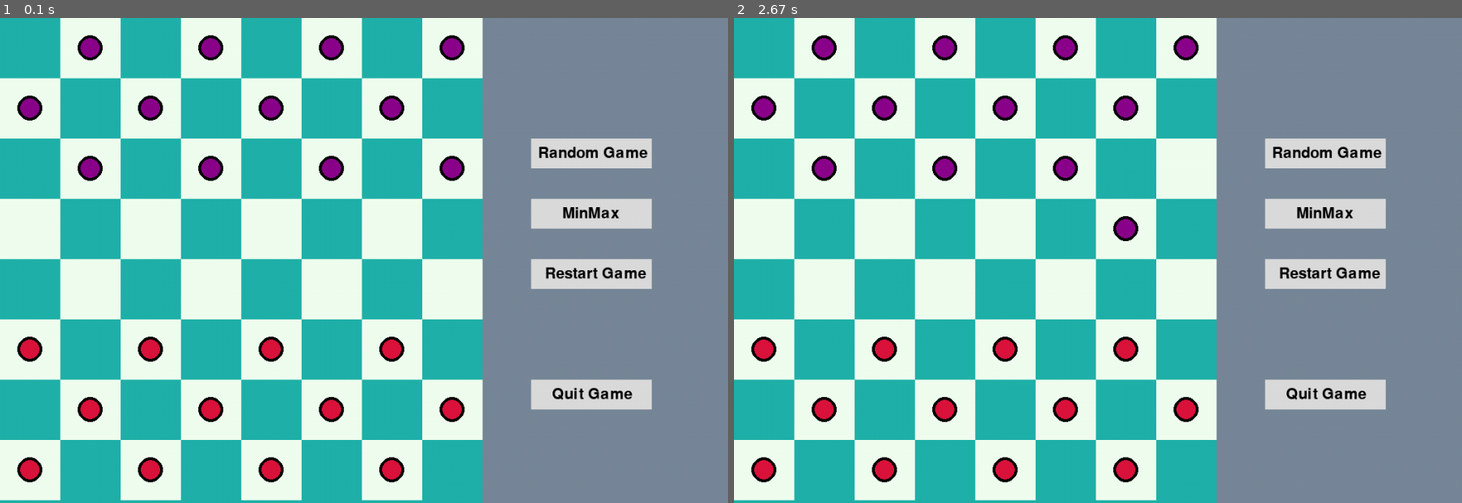
Above: before the commit, frames 1-2 (left to right).
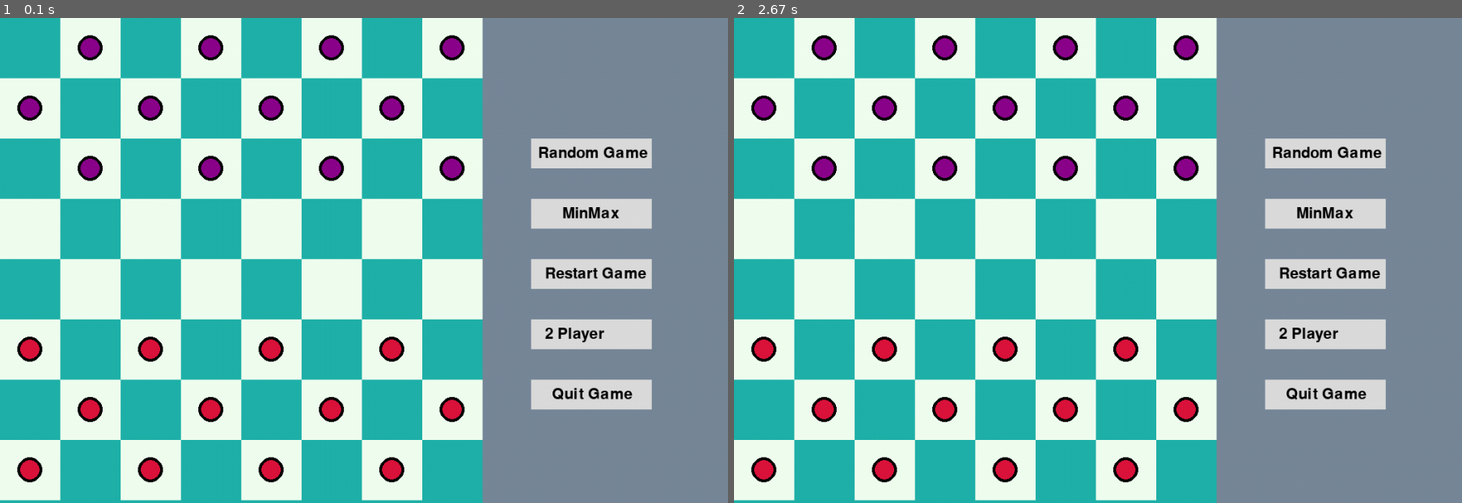
Above: after the commit, the same moments.

Repository: ps428/AI-Projects
Game: pygame game, started from Assignment_2/Checkers_Game/main.py
Two runs of this game, one before a commit and one after it. Both use one fixed random seed, a clock stepped at 60 frames per second and the inputs below.
Inputs (mouse positions are in pixels of both pictures, inside the frame that each line leads up to):
- Up to frame 1 (0.1 s): no input
- Up to frame 2 (2.67 s): click (1309, 333) at 0.38 s, where only the run after the commit has a clickable "2 Player"; click (1367, 430) at 0.72 s; click (865, 318) at 1.05 s; click "Random Game" at 1.38 s; click (1265, 139) at 1.72 s; click (923, 444) at 2.05 s; click "Restart Game" at 2.38 s

The runs differ from the first frame. In frame 1, 1.0% of the frame differs, in the area x 72-90%, y 62-69%; in frame 2, 1.3%, in the area x 52-90%, y 28-69%.

Commit message:
Two player working good...need to add name

Diff:
--- a/Assignment_2/Checkers_Game/board.py
+++ b/Assignment_2/Checkers_Game/board.py
@@ -39,11 +39,18 @@
         pygame.draw.rect(window, values.BUTTON_COLOR, (x, y, values.BLOCK_SIZE*2, values.BLOCK_SIZE//2))
         img1 = font.render('MinMax', True, values.BUTTON_TEXT_COLOR)
         window.blit(img1, (x+45,y+10))
+
         # Restart
         x = values.BLOCK_SIZE*values.ROWS + 2*values.OPTIONS_PANEL_SIZE//10
         y = 2*(values.ROWS//3*values.BLOCK_SIZE)
         pygame.draw.rect(window, values.BUTTON_COLOR, (x, y, values.BLOCK_SIZE*2, values.BLOCK_SIZE//2))
         img1 = font.render('Restart Game', True, values.BUTTON_TEXT_COLOR)
+        window.blit(img1, (x+20,y+10))
+
+        x = values.BLOCK_SIZE*values.ROWS + 2*values.OPTIONS_PANEL_SIZE//10
+        y = 2.5*(values.ROWS//3*values.BLOCK_SIZE)
+        pygame.draw.rect(window, values.BUTTON_COLOR, (x, y, values.BLOCK_SIZE*2, values.BLOCK_SIZE//2))
+        img1 = font.render('2 Player', True, values.BUTTON_TEXT_COLOR)
         window.blit(img1, (x+20,y+10))
 
         # Quit
--- a/Assignment_2/Checkers_Game/game.py
+++ b/Assignment_2/Checkers_Game/game.py
@@ -58,6 +58,8 @@
     #     # self.active_piece.move(x,y)
     #     self.active_piece = None
     #     self.change_chance()
+
+
 
     def select_or_move(self, row, col):
         if self.active_piece:
@@ -120,9 +122,6 @@
                 pygame.draw.circle(self.window, values.CHANCE, (x,y), values.BLOCK_SIZE//2,2)
                 pygame.display.update()
 
-    def ai_move(self, board):
-        self.board = board
-        print("called")
 
     def get_board(self):
         return self.board
@@ -138,3 +137,15 @@
 
     def champion(self):
         return self.board.champion()
+
+
+    def play_ai(self, board):
+        self.board = board
+        print("AI move")
+
+    def play_random(self):
+        print("Random move")
+
+
+    def two_player(self):
+        print("Two Player move")
--- a/Assignment_2/Checkers_Game/main.py
+++ b/Assignment_2/Checkers_Game/main.py
@@ -1,151 +1,10 @@
-import min_max_game
+import min_max
+import values
 import pygame
-import values
-import game
-import board
 import time
-FPS = 60
 
-# Setting the dimensions of the window
 window = pygame.display.set_mode((values.WIDTH+values.OPTIONS_PANEL_SIZE, values.HEIGHT))
-# Adding a name to the window
-pygame.display.set_caption("Checker's Game with Min Max")
-
-# pygame.draw.rect(window, values.BUTTON_COLOR, (values.BLOCK_SIZE*values.ROWS + values.OPTIONS_PANEL_SIZE//2, values.ROWS//3*values.BLOCK_SIZE,values.BLOCK_SIZE*2, values.BLOCK_SIZE//2))
+pygame.display.set_caption("Checker's Menu Driven")
 
 
-# Main driver function
-def main():
-    # Playing as true initially
-    playing = True
-
-    # # TEsting basic display
-    # new_board = board.game_Board()
-    # new_board.draw_blocks(window)
-    # pygame.display.update()
-
-    myGame = game.playGame(window)
-    myGame.update()
-    clock = pygame.time.Clock()
-
-
-    # Think over it to stop min max
-    user = True
-    while playing:
-        clock.tick(FPS)
-        print(myGame.chance)
-
-        # if myGame.chance == values.BLUE and not user:
-        if myGame.chance == values.BLUE:
-            value, new_board = min_max_game.minmax(myGame.get_board(), 1, values.BLUE, myGame)
-            myGame.ai_move(new_board)
-            myGame.change_chance()
-            # user = True
-
-        if myGame.champion() != None:
-            print(game.champion())
-            run = False
-
-        # Look at the events being triggered by the user in the game
-        for event in pygame.event.get():
-            # If a event to end the game is triggered, then quit the game
-            if event.type == pygame.QUIT:
-                playing = False
-
-
-
-            # If the event is mouse button cliked, then do something
-            # NOTE: MOUSEBUTTONDOWN => button is clicked
-            #       MOUSEBUTTONUP   => button is released
-            if event.type == pygame.MOUSEBUTTONDOWN:
-                position = pygame.mouse.get_pos()
-                x = position[0]
-                y = position[1]
-                x = int(x)
-                y = int(y)
-
-                if(x>values.BLOCK_SIZE*(values.ROWS) or y>values.BLOCK_SIZE*(values.ROWS)):
-                    option = get_option(x,y)
-                    if(option == 1):
-                        # Random
-                        pass
-                    if(option ==2):
-                        # Min MAx
-                        pass
-                    if(option==3):
-                        # Restart
-                        myGame.reset()
-                    if(option==5):
-                        # Quit
-                        pygame.quit()
-
-
-                else:
-                    row, column = get_mouse_position(position)
-                    user = myGame.select_or_move(column, row)
-                    user = not user
-
-        myGame.update()
-
-
-    pygame.quit()
-
-
-def get_mouse_position(position):
-    a,b = position
-    #250, 250 pixels
-
-    row = a//values.BLOCK_SIZE
-    column = b//values.BLOCK_SIZE
-    return row, column
-
-def get_option(x,y):
-    x = int(x)
-    y = int(y)
-
-    # Random
-    x_0 = values.BLOCK_SIZE*values.ROWS + 2*values.OPTIONS_PANEL_SIZE//10
-    y_0 = values.ROWS//3*values.BLOCK_SIZE
-
-    x_1 = x_0 + values.BLOCK_SIZE*2
-    y_1 = y_0 + values.BLOCK_SIZE//2
-
-
-    if(x >= x_0 and x <= x_1 and y >= y_0 and y <= y_1):
-        # random
-        print("Random")
-        return 1
-
-    # Min max
-    x_0 = values.BLOCK_SIZE*values.ROWS + 2*values.OPTIONS_PANEL_SIZE//10
-    y_0 = 1.5*(values.ROWS//3*values.BLOCK_SIZE)
-    x_1 = x_0 + values.BLOCK_SIZE*2
-    y_1 = y_0 + values.BLOCK_SIZE//2
-    if(x >= x_0 and x <= x_1 and y >= y_0 and y <= y_1):
-        # random
-        print("Min Max")
-        return 2
-
-    # Restart
-    x_0 = values.BLOCK_SIZE*values.ROWS + 2*values.OPTIONS_PANEL_SIZE//10
-    y_0 = 2*(values.ROWS//3*values.BLOCK_SIZE)
-    x_1 = x_0 + values.BLOCK_SIZE*2
-    y_1 = y_0 + values.BLOCK_SIZE//2
-    if(x >= x_0 and x <= x_1 and y >= y_0 and y <= y_1):
-        # random
-        print("Restart")
-        return 3
-
-    # Quit
-    x_0 = values.BLOCK_SIZE*values.ROWS + 2*values.OPTIONS_PANEL_SIZE//10
-    y_0 = 3*(values.ROWS//3*values.BLOCK_SIZE)
-    x_1 = x_0 + values.BLOCK_SIZE*2
-    y_1 = y_0 + values.BLOCK_SIZE//2
-    if(x >= x_0 and x <= x_1 and y >= y_0 and y <= y_1):
-        # random
-        print("Quit")
-        return 5
-
-
-
-main()
+min_max.ai_play()
--- /dev/null
+++ b/Assignment_2/Checkers_Game/min_max.py
@@ -0,0 +1,331 @@
+import min_max_game
+import pygame
+import values
+import game
+import board
+import time
+
+# Setting the dimensions of the window
+window = pygame.display.set_mode((values.WIDTH+values.OPTIONS_PANEL_SIZE, values.HEIGHT))
+# Adding a name to the window
+pygame.display.set_caption("Checker's Game with Min Max")
+
+# pygame.draw.rect(window, values.BUTTON_COLOR, (values.BLOCK_SIZE*values.ROWS + values.OPTIONS_PANEL_SIZE//2, values.ROWS//3*values.BLOCK_SIZE,values.BLOCK_SIZE*2, values.BLOCK_SIZE//2))
+
+def play_ai(myGame):
+    value, new_board = min_max_game.minmax(myGame.get_board(), 2, values.BLUE, myGame)
+    myGame.play_ai(new_board)
+    myGame.change_chance()
+
+def random_game(myGame):
+    myGame.play_random()
+    myGame.change_chance()
+
+def two_player_game(myGame):
+
+    myGame.change_chance()
+
+# Main driver function
+def ai_play():
+    # Playing as true initially
+    playing = True
+
+    # # TEsting basic display
+    # new_board = board.game_Board()
+    # new_board.draw_blocks(window)
+    # pygame.display.update()
+
+    myGame = game.playGame(window)
+    myGame.update()
+
+
+
+    # Think over it to stop min max
+    user = True
+    while playing:
+
+        # if myGame.chance == values.BLUE and not user:
+        if myGame.chance == values.BLUE:
+            play_ai(myGame)
+            # user = True
+
+        if myGame.champion() != None:
+            print(game.champion())
+            run = False
+
+        # Look at the events being triggered by the user in the game
+        for event in pygame.event.get():
+            # If a event to end the game is triggered, then quit the game
+            if event.type == pygame.QUIT:
+                playing = False
+
+
+            # If the event is mouse button cliked, then do something
+            # NOTE: MOUSEBUTTONDOWN => button is clicked
+            #       MOUSEBUTTONUP   => button is released
+            if event.type == pygame.MOUSEBUTTONDOWN:
+                position = pygame.mouse.get_pos()
+                x = position[0]
+                y = position[1]
+                x = int(x)
+                y = int(y)
+
+                if(x>values.BLOCK_SIZE*(values.ROWS) or y>values.BLOCK_SIZE*(values.ROWS)):
+                    option = get_option(x,y)
+                    if(option == 1):
+                        # Random
+                        myGame = game.playGame(window)
+                        random_play()
+
+                    if(option ==2):
+                        myGame = game.playGame(window)
+                        ai_play()
+                        # Min MAx
+
+                        pass
+                    if(option==4):
+                        myGame = game.playGame(window)
+                        two_player_play()
+
+                    if(option==3):
+                        # Restart
+                        myGame = game.playGame(window)
+                    if(option==5):
+                        # Quit
+                        myGame = game.playGame(window)
+                        pygame.quit()
+
+
+                else:
+                    row, column = get_mouse_position(position)
+                    user = myGame.select_or_move(column, row)
+                    user = not user
+
+        myGame.update()
+
+
+    pygame.quit()
+
+def random_play():
+    # Playing as true initially
+    playing = True
+
+    # # TEsting basic display
+    # new_board = board.game_Board()
+    # new_board.draw_blocks(window)
+    # pygame.display.update()
+
+    myGame = game.playGame(window)
+    myGame.update()
+
+
+
+    # Think over it to stop min max
+    user = True
+    while playing:
+
+        # if myGame.chance == values.BLUE and not user:
+        if myGame.chance == values.BLUE:
+            random_game(myGame)
+            # user = True
+
+        if myGame.champion() != None:
+            print(game.champion())
+            run = False
+
+        # Look at the events being triggered by the user in the game
+        for event in pygame.event.get():
+            # If a event to end the game is triggered, then quit the game
+            if event.type == pygame.QUIT:
+                playing = False
+
+
+            # If the event is mouse button cliked, then do something
+            # NOTE: MOUSEBUTTONDOWN => button is clicked
+            #       MOUSEBUTTONUP   => button is released
+            if event.type == pygame.MOUSEBUTTONDOWN:
+                position = pygame.mouse.get_pos()
+                x = position[0]
+                y = position[1]
+                x = int(x)
+                y = int(y)
+
+                if(x>values.BLOCK_SIZE*(values.ROWS) or y>values.BLOCK_SIZE*(values.ROWS)):
+                    option = get_option(x,y)
+                    if(option == 1):
+                        # Random
+                        myGame = game.playGame(window)
+                        random_play()
+
+                    if(option ==2):
+                        myGame = game.playGame(window)
+                        ai_play()
+                        # Min MAx
+
+                        pass
+                    if(option==4):
+                        myGame = game.playGame(window)
+                        two_player_play()
+
+                    if(option==3):
+                        # Restart
+                        myGame = game.playGame(window)
+                    if(option==5):
+                        # Quit
+                        myGame = game.playGame(window)
+                        pygame.quit()
+
+
+                else:
+                    row, column = get_mouse_position(position)
+                    user = myGame.select_or_move(column, row)
+                    user = not user
+
+        myGame.update()
+
+
+    pygame.quit()
+
+def get_mouse_position(position):
+    a,b = position
+    #250, 250 pixels
+
+    row = a//values.BLOCK_SIZE
+    column = b//values.BLOCK_SIZE
+    return row, column
+
+
+def two_player_play():
+    # Playing as true initially
+    playing = True
+
+    # # TEsting basic display
+    # new_board = board.game_Board()
+    # new_board.draw_blocks(window)
+    # pygame.display.update()
+
+    myGame = game.playGame(window)
+    myGame.update()
+
+
+
+    # Think over it to stop min max
+    user = True
+    while playing:
+
+
+        if myGame.champion() != None:
+            print(game.champion())
+            run = False
+
+        # Look at the events being triggered by the user in the game
+        for event in pygame.event.get():
+            # If a event to end the game is triggered, then quit the game
+            if event.type == pygame.QUIT:
+                playing = False
+
+
+            # If the event is mouse button cliked, then do something
+            # NOTE: MOUSEBUTTONDOWN => button is clicked
+            #       MOUSEBUTTONUP   => button is released
+            if event.type == pygame.MOUSEBUTTONDOWN:
+                position = pygame.mouse.get_pos()
+                x = position[0]
+                y = position[1]
+                x = int(x)
+                y = int(y)
+
+                if(x>values.BLOCK_SIZE*(values.ROWS) or y>values.BLOCK_SIZE*(values.ROWS)):
+                    option = get_option(x,y)
+                    if(option == 1):
+                        # Random
+                        myGame = game.playGame(window)
+                        random_play()
+
+                    if(option ==2):
+                        myGame = game.playGame(window)
+                        ai_play()
+                        # Min MAx
+
+                        pass
+                    if(option==4):
+                        myGame = game.playGame(window)
+                        two_player_play()
+
+                    if(option==3):
+                        # Restart
+                        myGame = game.playGame(window)
+                    if(option==5):
+                        # Quit
+                        myGame = game.playGame(window)
+                        pygame.quit()
+
+
+                else:
+                    row, column = get_mouse_position(position)
+                    user = myGame.select_or_move(column, row)
+                    user = not user
+
+        myGame.update()
+
+
+    pygame.quit()
+
+
+def get_option(x,y):
+    x = int(x)
+    y = int(y)
+
+    # Random
+    x_0 = values.BLOCK_SIZE*values.ROWS + 2*values.OPTIONS_PANEL_SIZE//10
+    y_0 = values.ROWS//3*values.BLOCK_SIZE
+
+    x_1 = x_0 + values.BLOCK_SIZE*2
+    y_1 = y_0 + values.BLOCK_SIZE//2
+
+
+    if(x >= x_0 and x <= x_1 and y >= y_0 and y <= y_1):
+        # random
+        print("Random")
+        return 1
+
+    # Min max
+    x_0 = values.BLOCK_SIZE*values.ROWS + 2*values.OPTIONS_PANEL_SIZE//10
+    y_0 = 1.5*(values.ROWS//3*values.BLOCK_SIZE)
+    x_1 = x_0 + values.BLOCK_SIZE*2
+    y_1 = y_0 + values.BLOCK_SIZE//2
+    if(x >= x_0 and x <= x_1 and y >= y_0 and y <= y_1):
+        # random
+        print("Min Max")
+        return 2
+
+    # Restart
+    x_0 = values.BLOCK_SIZE*values.ROWS + 2*values.OPTIONS_PANEL_SIZE//10
+    y_0 = 2*(values.ROWS//3*values.BLOCK_SIZE)
+    x_1 = x_0 + values.BLOCK_SIZE*2
+    y_1 = y_0 + values.BLOCK_SIZE//2
+    if(x >= x_0 and x <= x_1 and y >= y_0 and y <= y_1):
+        # random
+        print("Restart")
+        return 3
+
+    # 2 Player
+    x_0 = values.BLOCK_SIZE*values.ROWS + 2*values.OPTIONS_PANEL_SIZE//10
+    y_0 = 2.5*(values.ROWS//3*values.BLOCK_SIZE)
+    x_1 = x_0 + values.BLOCK_SIZE*2
+    y_1 = y_0 + values.BLOCK_SIZE//2
+    if(x >= x_0 and x <= x_1 and y >= y_0 and y <= y_1):
+        # random
+        print("2 Player")
+        return 4
+
+
+    # Quit
+    x_0 = values.BLOCK_SIZE*values.ROWS + 2*values.OPTIONS_PANEL_SIZE//10
+    y_0 = 3*(values.ROWS//3*values.BLOCK_SIZE)
+    x_1 = x_0 + values.BLOCK_SIZE*2
+    y_1 = y_0 + values.BLOCK_SIZE//2
+    if(x >= x_0 and x <= x_1 and y >= y_0 and y <= y_1):
+        # random
+        print("Quit")
+        return 5
--- a/Assignment_2/Checkers_Game/min_max_game.py
+++ b/Assignment_2/Checkers_Game/min_max_game.py
@@ -21,7 +21,6 @@
         ideal_move = None
         for move in get_all_moves(board_state, values.RED, game):
             score = minmax(move, depth-1, True, game)[0]
-            print(min_score, score)
             min_score = min(min_score, score)
             if min_score == score:
                 ideal_move = move
